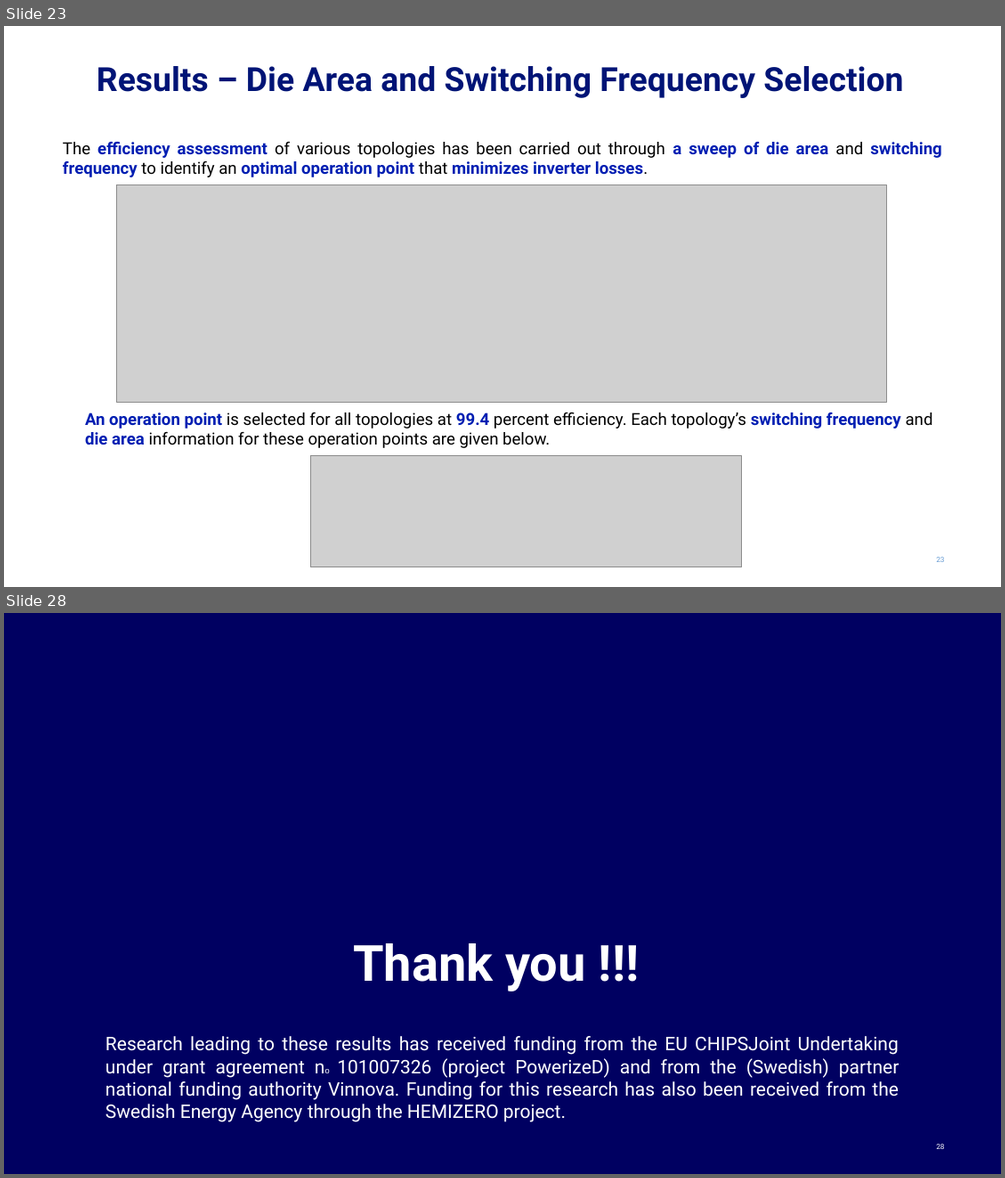
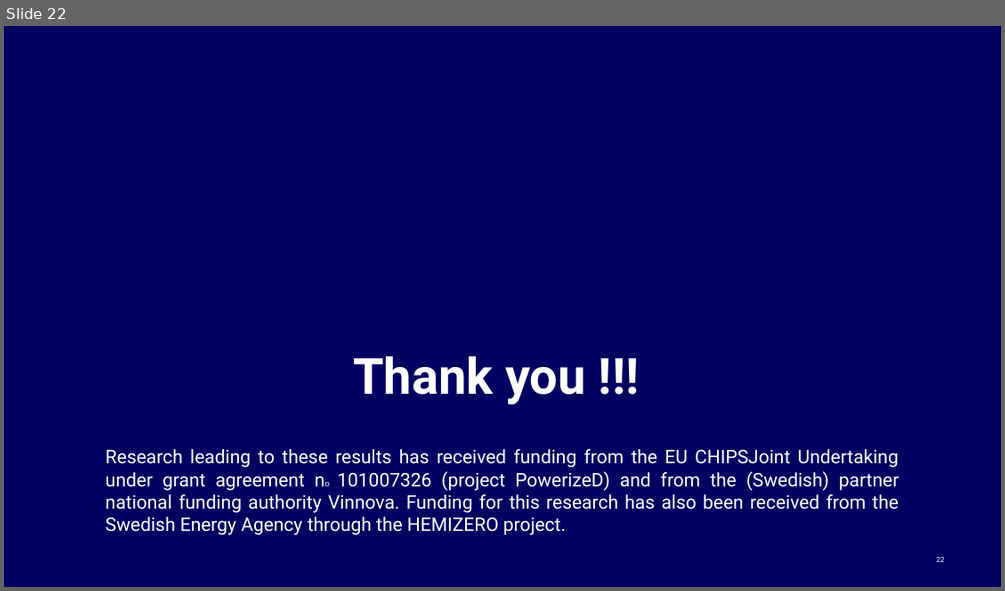
Before and after one commit to EnesAyaz/KTH, a slide deck: PresentationOfMeetings/50PercentSeminar/50PercentEnes.pptx. Shown one above the other, each under a label of ours: slides 23 and 28 before the commit, slide 22 after it; the slides between them are not shown. The pictures are 1005x1178 and 1005x591 pixels, drawn with LibreOffice and Linux fonts; fonts in the diff are those of the drawing; grey boxes stand for pictures; background and template pictures are left out. Boxes give left, top, right and bottom in pixels: in the first picture for what was removed or moved away, otherwise in the second. Text is boxed around its words. In the diff, an @@ line names an element or a change of style, - is before the commit and + after.

```diff
--- a/PresentationOfMeetings/50PercentSeminar/50PercentEnes.pptx
+++ b/PresentationOfMeetings/50PercentSeminar/50PercentEnes.pptx
@@ slide 23 removed at <box>4,26,1001,587</box>, background #FFFFFF @@
@@ title removed at <box>97,66,903,98</box> @@
-Results – Die Area and Switching Frequency Selection
@@ text removed at <box>63,142,942,177</box> @@
-The efficiency assessment of various topologies has been carried out through a sweep of die area and switching frequency to identify an optimal operation point that minimizes inverter losses.
@@ picture removed at <box>117,185,887,402</box> @@
@@ text removed at <box>85,412,933,448</box> @@
-An operation point is selected for all topologies at 99.4 percent efficiency. Each topology’s switching frequency and die area information for these operation points are given below.
@@ picture removed at <box>310,456,742,567</box> @@
@@ page number removed at <box>936,556,944,562</box> @@
-23
@@ what was slide 28 is now slide 22 @@
```
Also in this commit, not shown: 10 slides changed, 10 slides added, 15 other slides removed, 20 other files.
